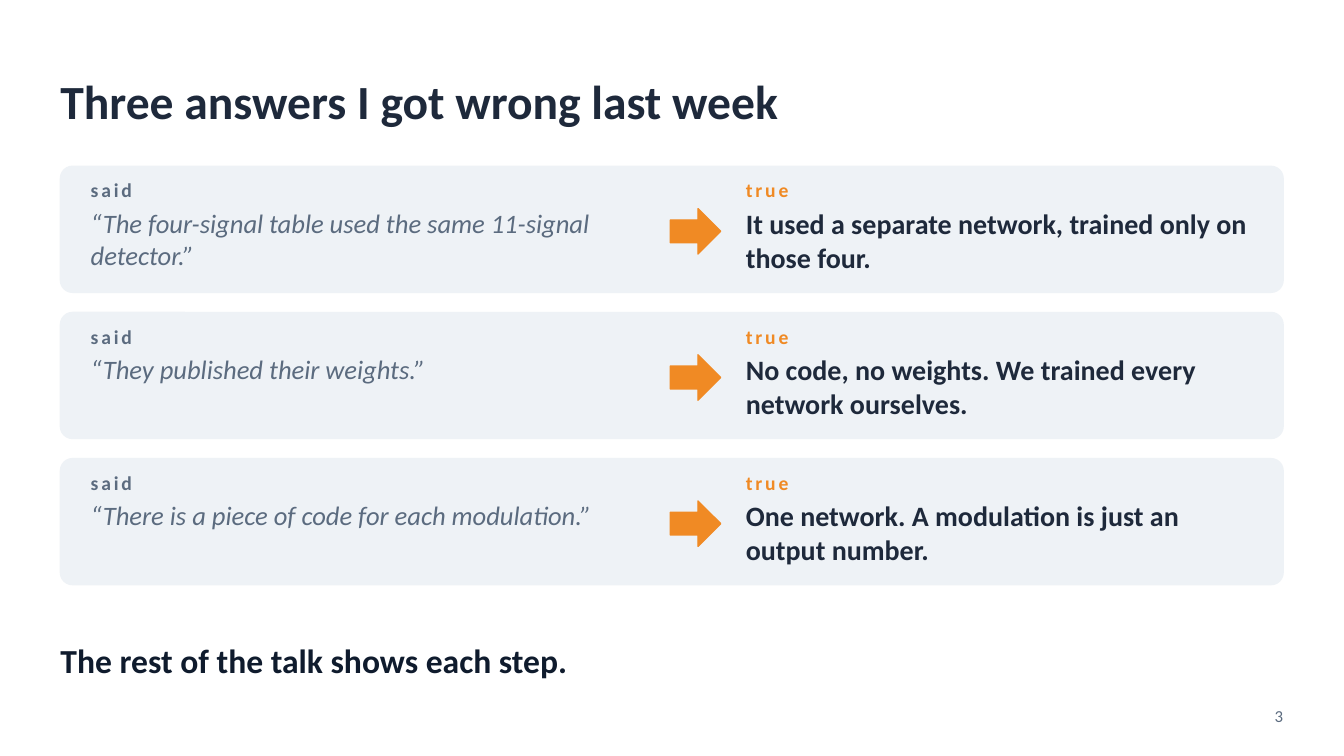
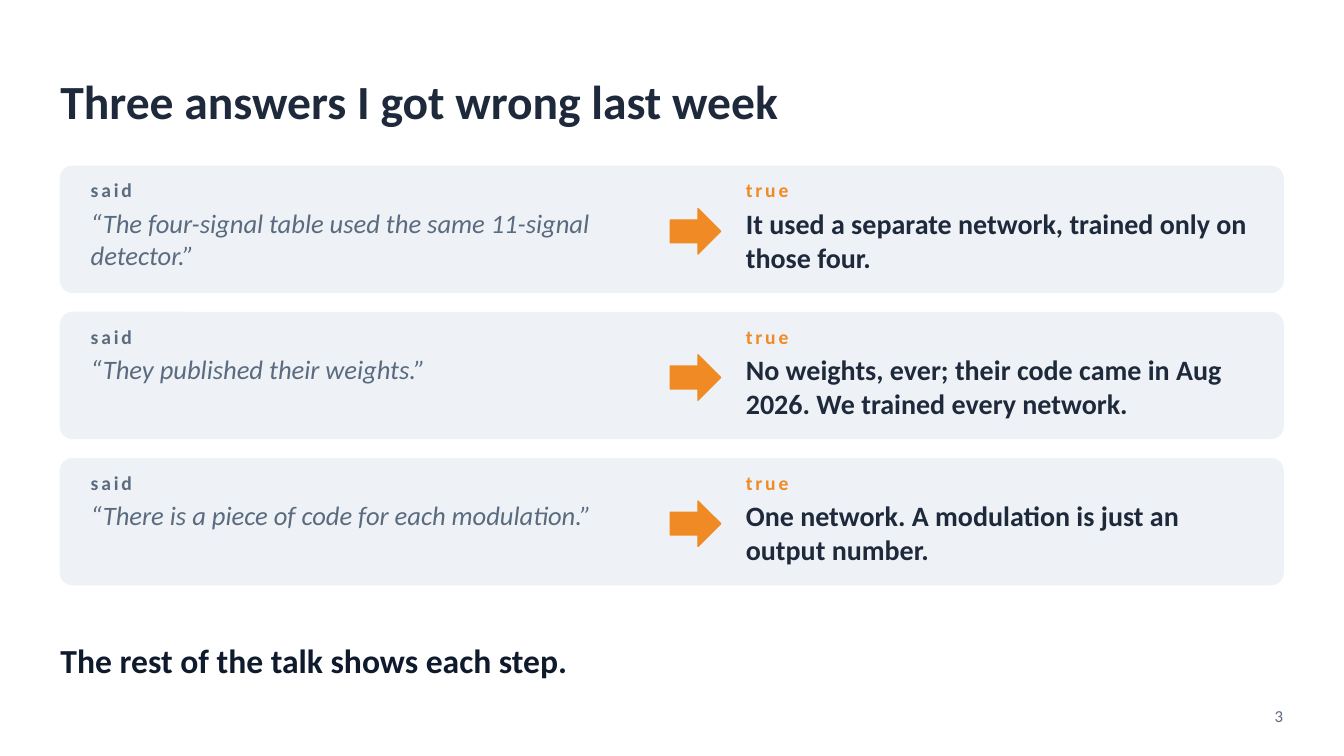
Before and after one commit to YusufBilo78/amc, a slide deck: slide 3 of deck/moshe_steps.pptx. Drawn at 1344x756 pixels with LibreOffice and Linux fonts; fonts in the diff are those of the drawing. Boxes give left, top, right and bottom in pixels: in the first picture for what was removed or moved away, otherwise in the second. Text is boxed around its words. In the diff, an @@ line names an element or a change of style, - is before the commit and + after.

```diff
--- a/deck/moshe_steps.pptx
+++ b/deck/moshe_steps.pptx
@@ text at box(746, 360, 1221, 419): text changed @@
-No code, no weights. We trained every network ourselves.
+No weights, ever; their code came in Aug 2026. We trained every network.
```
Also in this commit, not shown: 1 other slide changed, 9 other files.
